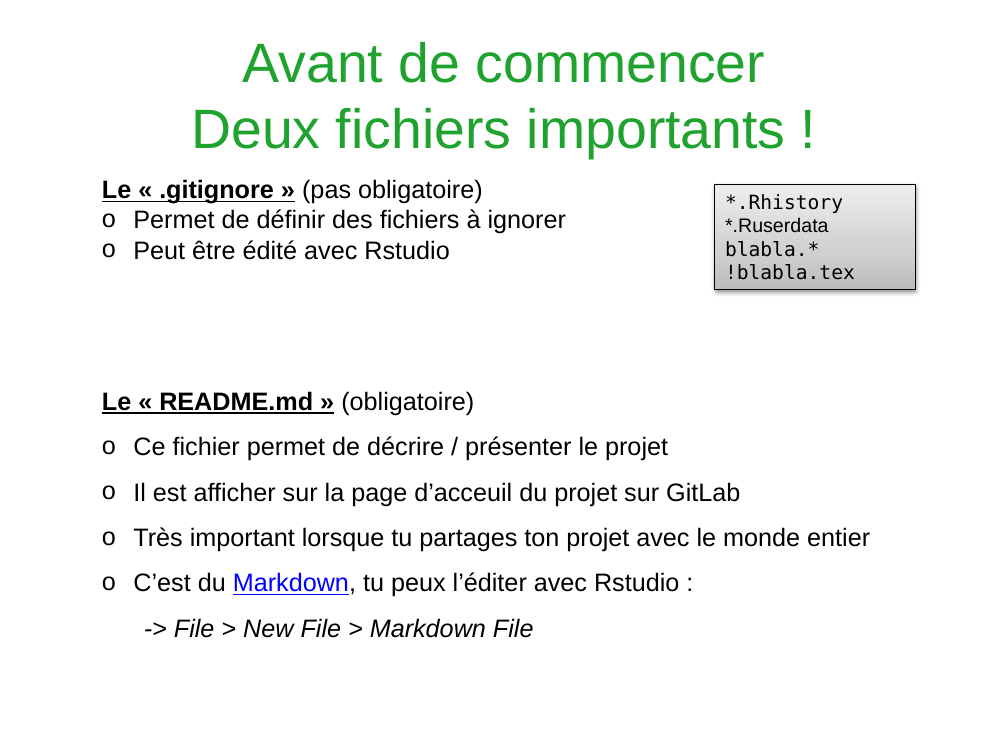
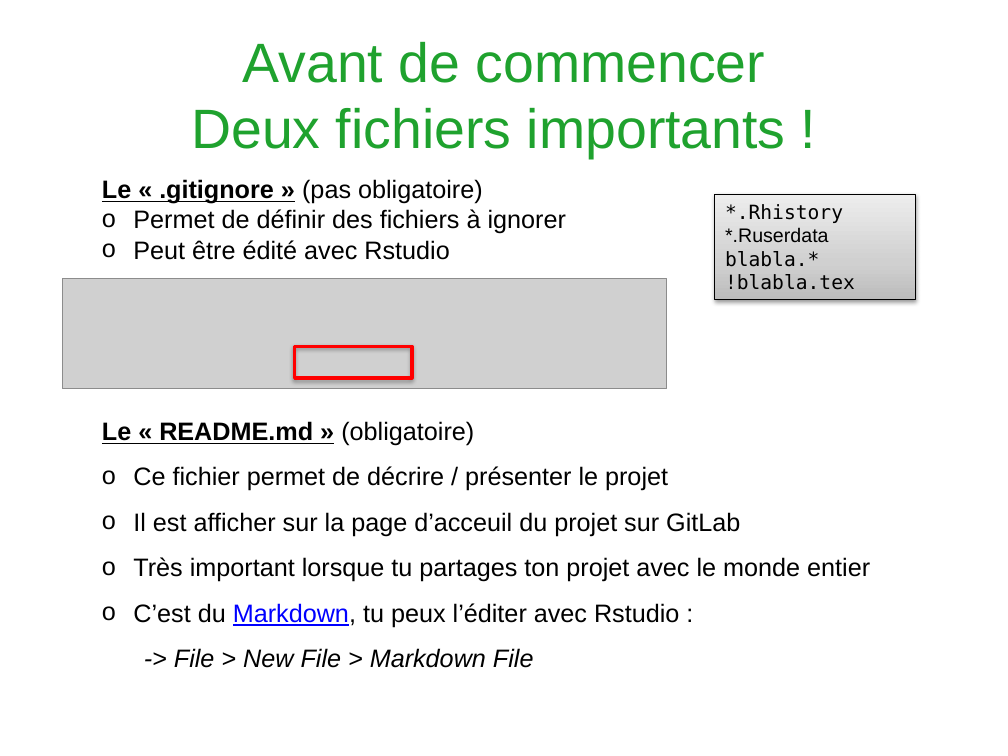
Before and after one commit to Heuclin/Git-sur-Rstudio, a slide deck: slide 14 of Présentation_gitlab_Rstudio.pptx. Drawn at 1008x756 pixels with LibreOffice and Linux fonts; fonts in the diff are those of the drawing; grey boxes stand for pictures; background and template pictures are left out. Boxes give left, top, right and bottom in pixels: in the first picture for what was removed or moved away, otherwise in the second. Text is boxed around its words. In the diff, an @@ line names an element or a change of style, - is before the commit and + after.

```diff
--- a/Présentation_gitlab_Rstudio.pptx
+++ b/Présentation_gitlab_Rstudio.pptx
@@ text "Le « .gitignore » (pas ..." rewrapped from <box>102,179,870,638</box> to <box>102,179,870,668</box> @@
@@ rectangle "*.Rhistory": place and size @@
-rectangle "*.Rhistory" at <box>715,184,915,289</box>
+rectangle "*.Rhistory" at <box>715,195,915,299</box>
@@ picture added at <box>62,278,667,389</box> @@
@@ rectangle added at <box>294,347,412,378</box>, outline #FF0000 2.25 pt @@
```
Also in this commit, not shown: 6 other slides changed, 3 slides added, 1 slide removed, 1 other file.
